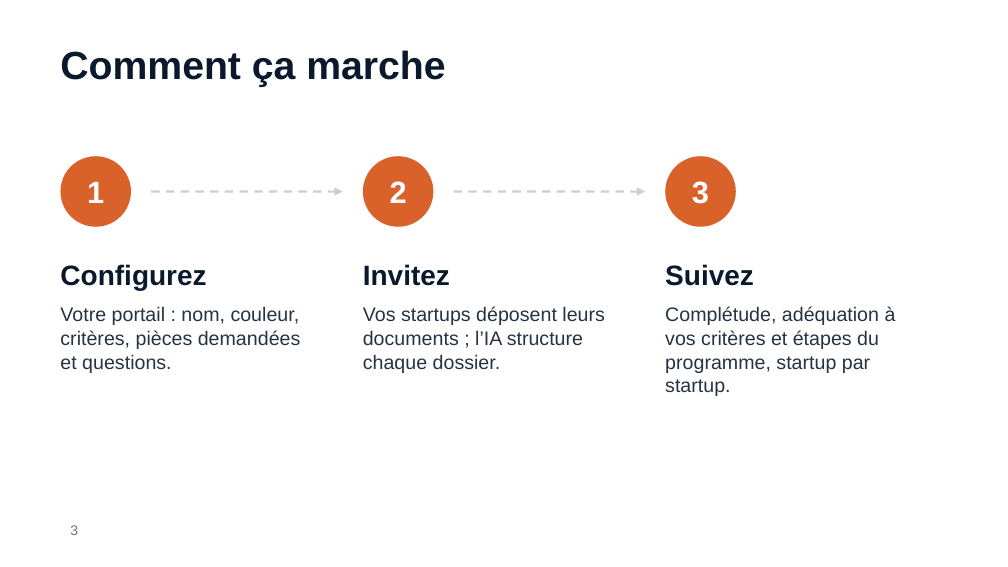
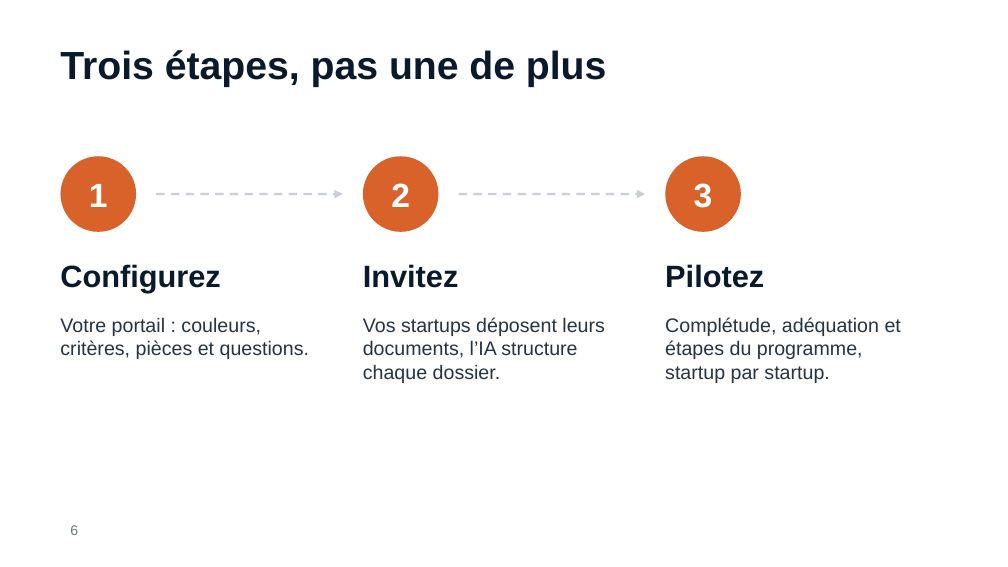
Before and after one commit to Nadir-DNA/fund-road, a slide deck: slide 6 of docs/presentations/fund-road-incubateurs.pptx (slide 3 before the commit). Drawn at 1008x567 pixels with LibreOffice and Linux fonts; fonts in the diff are those of the drawing; background and template pictures are left out. Boxes give left, top, right and bottom in pixels: in the first picture for what was removed or moved away, otherwise in the second. Text is boxed around its words. In the diff, an @@ line names an element or a change of style, - is before the commit and + after.

```diff
--- a/docs/presentations/fund-road-incubateurs.pptx
+++ b/docs/presentations/fund-road-incubateurs.pptx
@@ title at (60, 50, 606, 87): text changed @@
-Comment ça marche
+Trois étapes, pas une de plus
@@ size 22 to 24 pt in 3 elements at (391, 183, 410, 207), (694, 183, 713, 208), (89, 184, 108, 207) @@
@@ ellipse: place and size @@
-ellipse at (60, 156, 131, 227)
+ellipse at (60, 156, 136, 232)
@@ ellipse: place and size @@
-ellipse at (363, 156, 433, 227)
+ellipse at (363, 156, 438, 232)
@@ ellipse: place and size @@
-ellipse at (665, 156, 736, 227)
+ellipse at (665, 156, 741, 232)
@@ arrow moved from (151, 192) - (343, 192) to (156, 195) - (343, 195) @@
@@ arrow moved from (454, 192) - (645, 192) to (459, 195) - (645, 195) @@
@@ text "Configurez" at (60, 264, 220, 293): size 20 to 22 pt; vertical alignment middle to top @@
@@ text "Invitez" at (363, 264, 459, 288): size 20 to 22 pt; vertical alignment middle to top @@
@@ text removed at (665, 264, 754, 286) @@
-Suivez
@@ text added at (665, 264, 764, 288), 22 pt, text #0A192C, bold @@
+Pilotez
@@ text at (60, 317, 309, 359): text changed @@
-Votre portail : nom, couleur, critères, pièces demandées et questions.
+Votre portail : couleurs, critères, pièces et questions.
@@ text at (363, 317, 605, 383): text changed @@
-Vos startups déposent leurs documents ; l’IA structure chaque dossier.
+Vos startups déposent leurs documents, l’IA structure chaque dossier.
@@ text at (665, 317, 901, 383): text changed @@
-Complétude, adéquation à vos critères et étapes du programme, startup par startup.
+Complétude, adéquation et étapes du programme, startup par startup.
@@ page number at (70, 525, 78, 535): text changed @@
-3
+6
```
Also in this commit, not shown: 2 other slides changed, 6 slides added, 4 slides removed, 19 other files.
